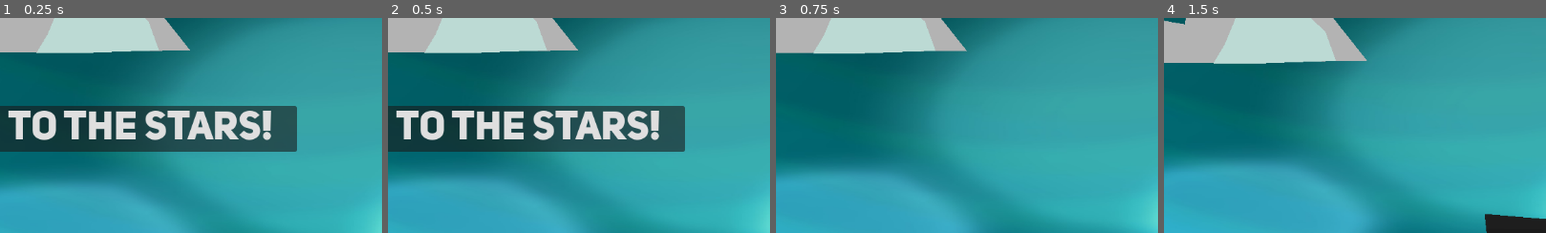
Above: before the commit, frames 1-4 (left to right).
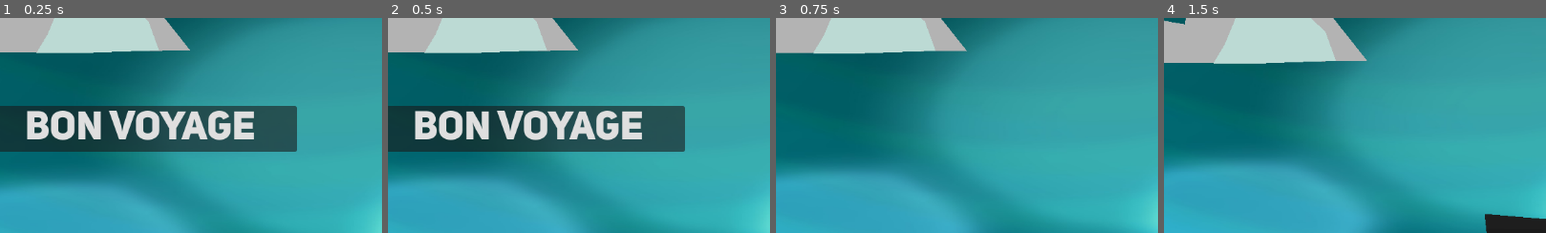
Above: after the commit, the same moments.

Repository: BinRoot/ludum-dare-54
Game: Godot game, scene res://scenes/game.tscn
Same seed, same stepped clock (60 frames per second), same inputs: the game is played once before the commit and once after it.
Inputs (mouse positions are % of the whole screen's width and height, from its top left):
- Up to frame 1 (0.25 s): no input
- Up to frame 2 (0.5 s): no input
- Up to frame 3 (0.75 s): click "To the stars!" (after the commit: "bon voyage") at 0.5 s
- Up to frame 4 (1.5 s): move the mouse to (72, 45) at 1.27 s; click (72, 45) at 1.42 s
The pictures show only the part of the screen within x 34-84%, y 36-86%; the shares and areas given below are measured in that part.

The runs differ from the first frame. In frame 1, 6.2% of the frame differs, in the area x 2-71%, y 43-57%; in frame 2, 6.2%; in frame 3, nothing differs; in frame 4, nothing differs.

Commit message:
ready for part 2

Diff:
--- a/scenes/game.tscn
+++ b/scenes/game.tscn
@@ -303,7 +303,7 @@
 offset_bottom = 908.0
 theme_override_fonts/font = ExtResource("6_f3wke")
 theme_override_font_sizes/font_size = 60
-text = "To the stars!"
+text = "bon voyage"
 
 [connection signal="boat_sunk" from="Boat" to="." method="_on_boat_boat_sunk"]
 [connection signal="character_hovered" from="Boat" to="." method="_on_boat_character_hovered"]
